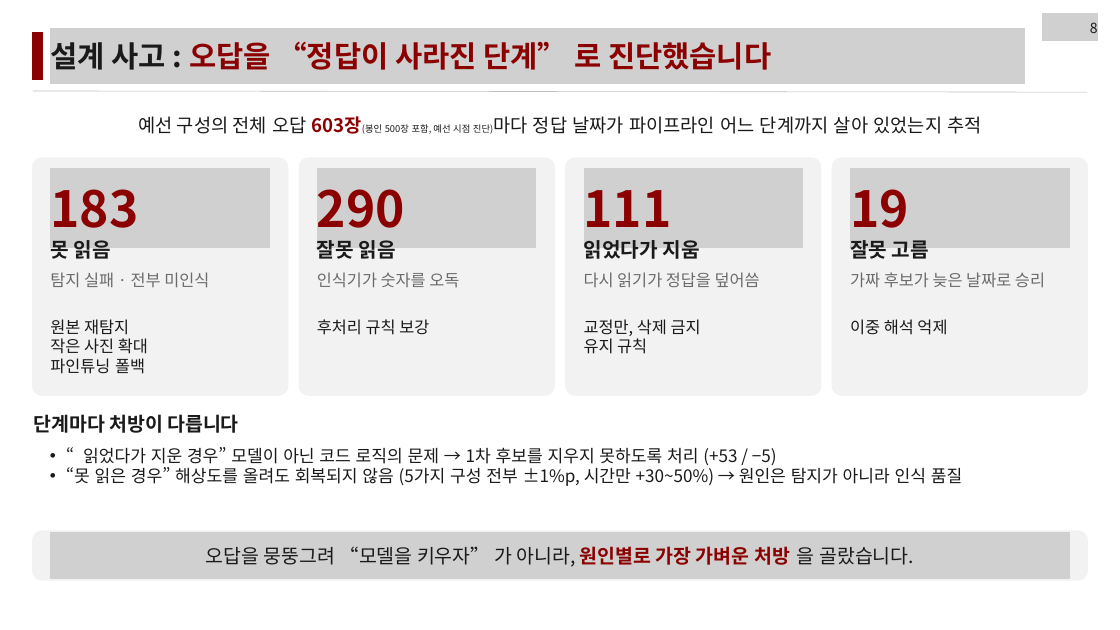
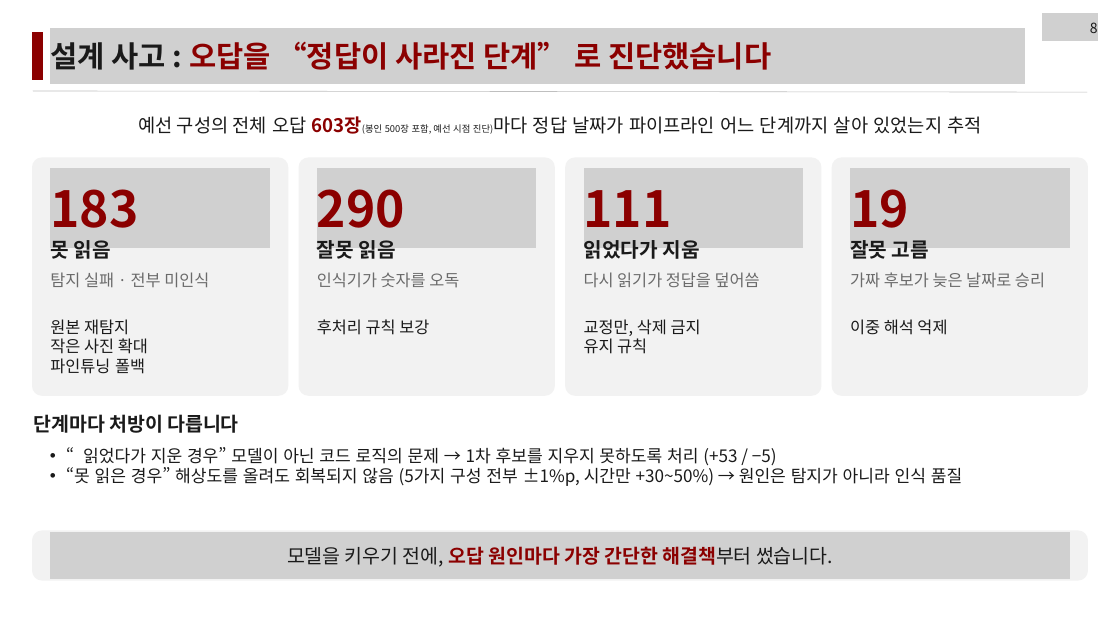
Before and after one commit to LEEbyeongchul/itda3-CODE-subway, a slide deck: slide 8 of 발표/[CODE]_서브웨이_본선발표.pptx. Drawn at 1120x630 pixels with LibreOffice and Linux fonts; fonts in the diff are those of the drawing; grey boxes stand for pictures. Boxes give left, top, right and bottom in pixels: in the first picture for what was removed or moved away, otherwise in the second. Text is boxed around its words. In the diff, an @@ line names an element or a change of style, - is before the commit and + after.

```diff
--- a/발표/[CODE]_서브웨이_본선발표.pptx
+++ b/발표/[CODE]_서브웨이_본선발표.pptx
@@ text at [287, 546, 833, 567]: text changed @@
-오답을 뭉뚱그려 “모델을 키우자” 가 아니라, 원인별로 가장 가벼운 처방 을 골랐습니다.
+모델을 키우기 전에, 오답 원인마다 가장 간단한 해결책부터 썼습니다.
```
Also in this commit, not shown: 10 other slides changed, 2 other files.
